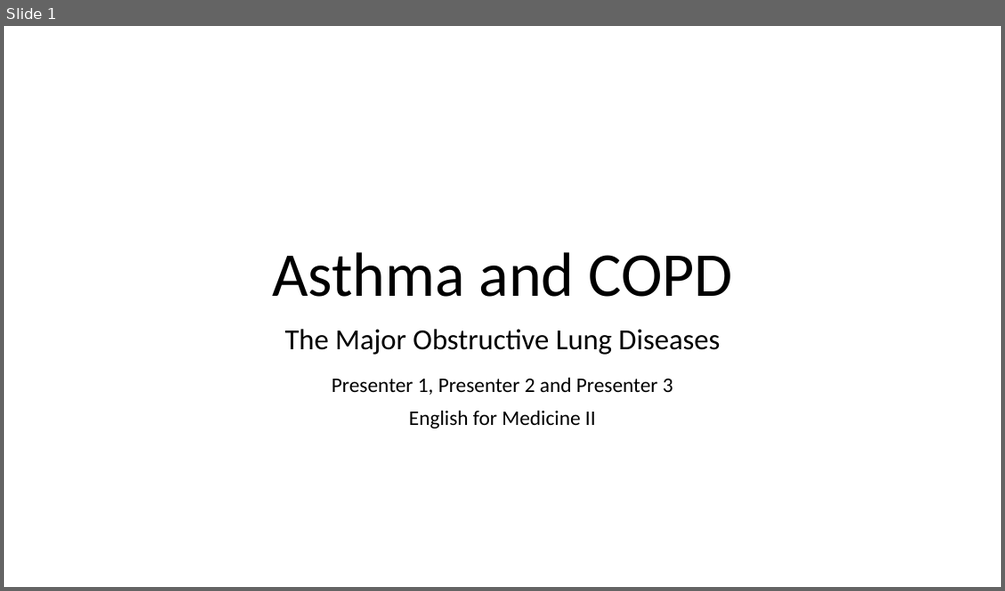
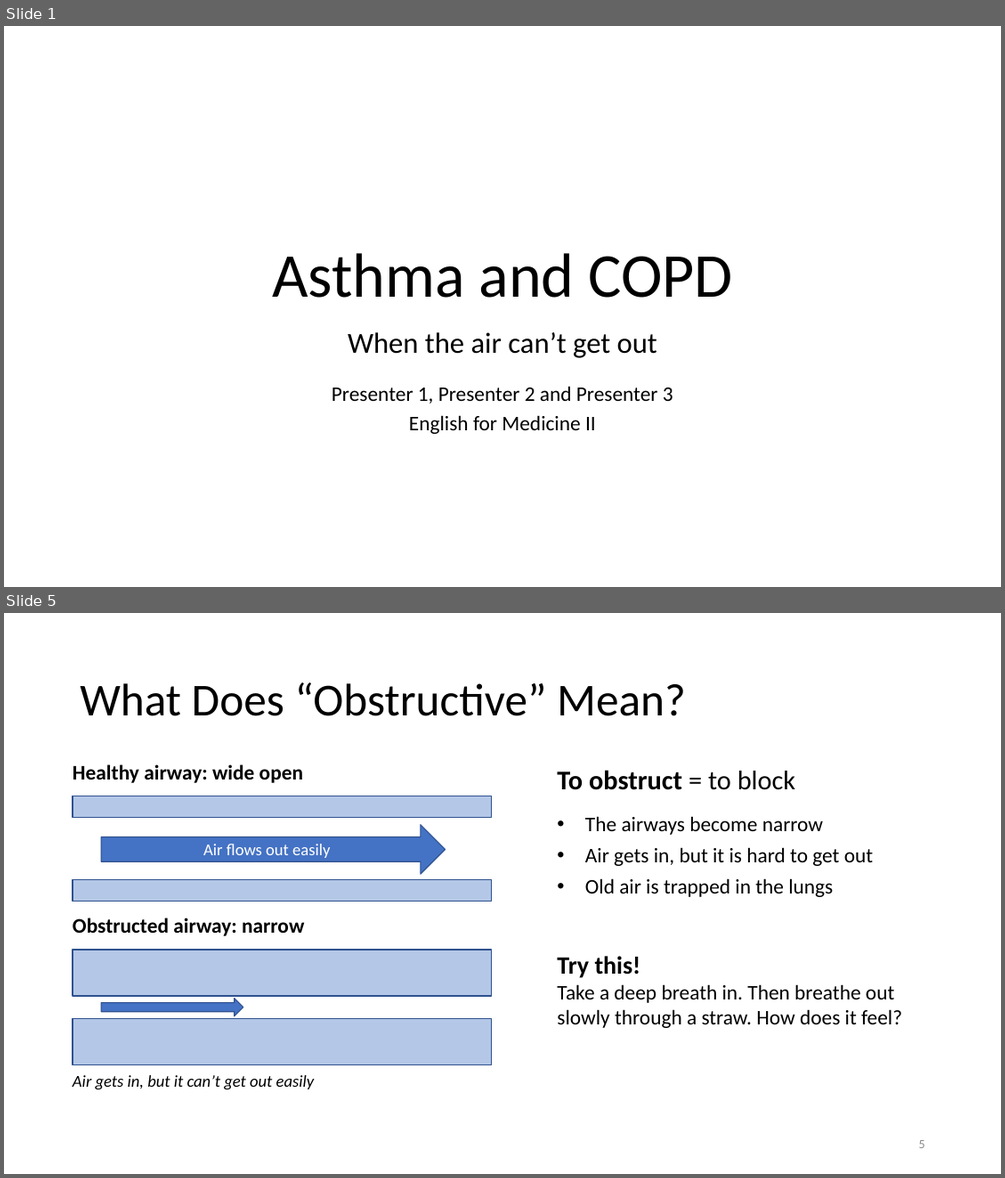
Before and after one commit to mrm145/Claude-CoWorkNotCode, a slide deck: Asthma_and_COPD_Presentation.pptx. Shown one above the other, each under a label of ours: slide 1 before the commit, slides 1 and 5 after it; the slides between them are not shown. The pictures are 1005x591 and 1005x1178 pixels, drawn with LibreOffice and Linux fonts; fonts in the diff are those of the drawing. Boxes give left, top, right and bottom in pixels: in the first picture for what was removed or moved away, otherwise in the second. Text is boxed around its words. In the diff, an @@ line names an element or a change of style, - is before the commit and + after.

```diff
--- a/Asthma_and_COPD_Presentation.pptx
+++ b/Asthma_and_COPD_Presentation.pptx
@@ slide 5 added at (4, 613, 1001, 1174), background #FFFFFF @@
@@ title added at (80, 682, 686, 716), 44 pt, text #000000 @@
+What Does “Obstructive” Mean?
@@ text added at (73, 764, 303, 783), 20 pt, text #000000, bold @@
+Healthy airway: wide open
@@ text added at (557, 770, 795, 790), 26 pt, text #000000, bold @@
+To obstruct = to block
@@ rectangle added at (73, 796, 492, 817), fill #B4C7E7, outline #2F528F 1 pt @@
@@ right arrow added at (101, 825, 445, 874), fill #4472C4, outline #2F528F 1 pt, 16 pt, text #FFFFFF @@
+Air flows out easily
@@ text added at (585, 816, 873, 897), 20 pt, text #000000 @@
+• The airways become narrow
+• Air gets in, but it is hard to get out
+• Old air is trapped in the lungs
@@ rectangle added at (73, 880, 492, 900), fill #B4C7E7, outline #2F528F 1 pt @@
@@ text added at (73, 917, 304, 936), 20 pt, text #000000, bold @@
+Obstructed airway: narrow
@@ rectangle added at (73, 949, 492, 996), fill #B4C7E7, outline #2F528F 1 pt @@
@@ text added at (557, 956, 902, 1028), 20 pt, text #000000 @@
+Try this!
+Take a deep breath in. Then breathe out slowly through a straw. How does it feel?
@@ right arrow added at (101, 998, 243, 1016), fill #4472C4, outline #2F528F 1 pt @@
@@ rectangle added at (73, 1018, 492, 1064), fill #B4C7E7, outline #2F528F 1 pt @@
@@ text added at (73, 1075, 315, 1090), 16 pt, text #000000, italic @@
+Air gets in, but it can’t get out easily
@@ page number added at (919, 1140, 925, 1148), 12 pt, text #898989 @@
+5
@@ slide 1 changed as well @@
@@ text at (348, 332, 657, 358): text changed @@
-The Major Obstructive Lung Diseases
+When the air can’t get out
@@ text at (332, 386, 673, 434): line spacing 0.9 to 1; less space between paragraphs @@
```
Also in this commit, not shown: 13 other slides changed, 10 other slides added, 9 slides removed, 1 other file.
